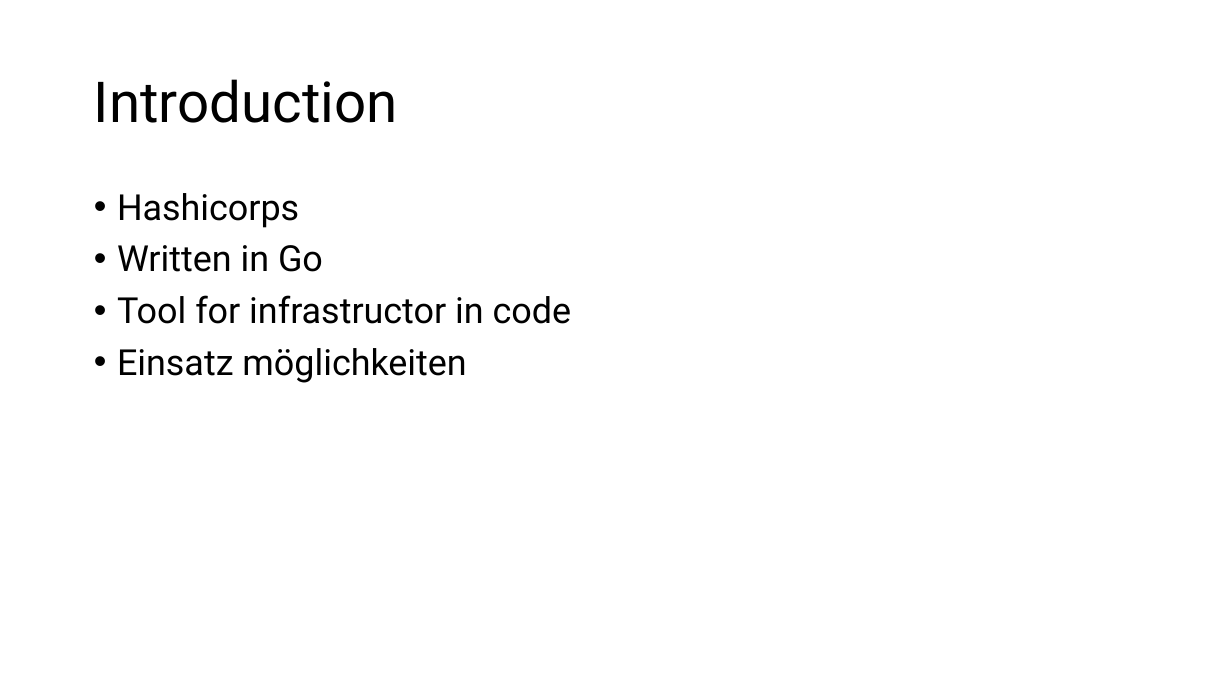
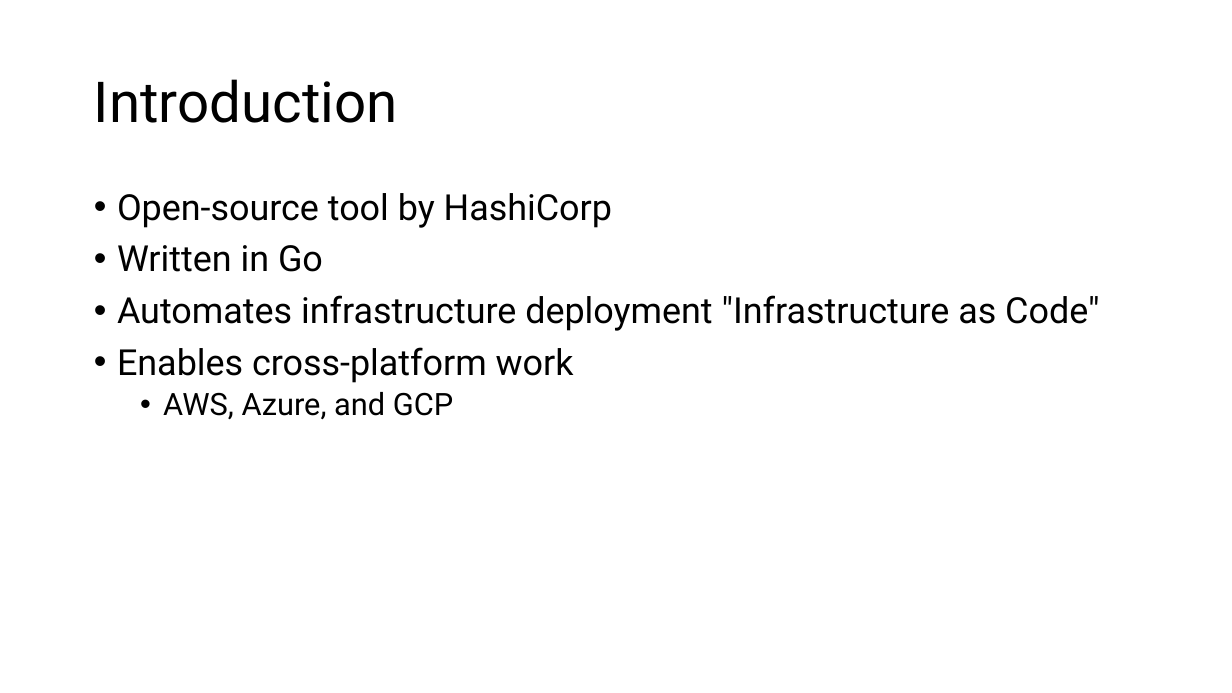
Before and after one commit to sebivenlo/esd-2024-terraform, a slide deck: slide 3 of Presentation/Terraform.pptx. Drawn at 1232x693 pixels with LibreOffice and Linux fonts; fonts in the diff are those of the drawing. Boxes give left, top, right and bottom in pixels: in the first picture for what was removed or moved away, otherwise in the second. Text is boxed around its words. In the diff, an @@ line names an element or a change of style, - is before the commit and + after.

```diff
--- a/Presentation/Terraform.pptx
+++ b/Presentation/Terraform.pptx
@@ text at [117,193,612,228]: text changed @@
-• Hashicorps
+• Open-source tool by HashiCorp
@@ text at [117,295,1099,420]: text changed @@
-• Tool for infrastructor in code
-• Einsatz möglichkeiten
+• Automates infrastructure deployment "Infrastructure as Code"
+• Enables cross-platform work
+  • AWS, Azure, and GCP
```
Also in this commit, not shown: 6 other slides changed, 2 slides added, 2 slides removed.
